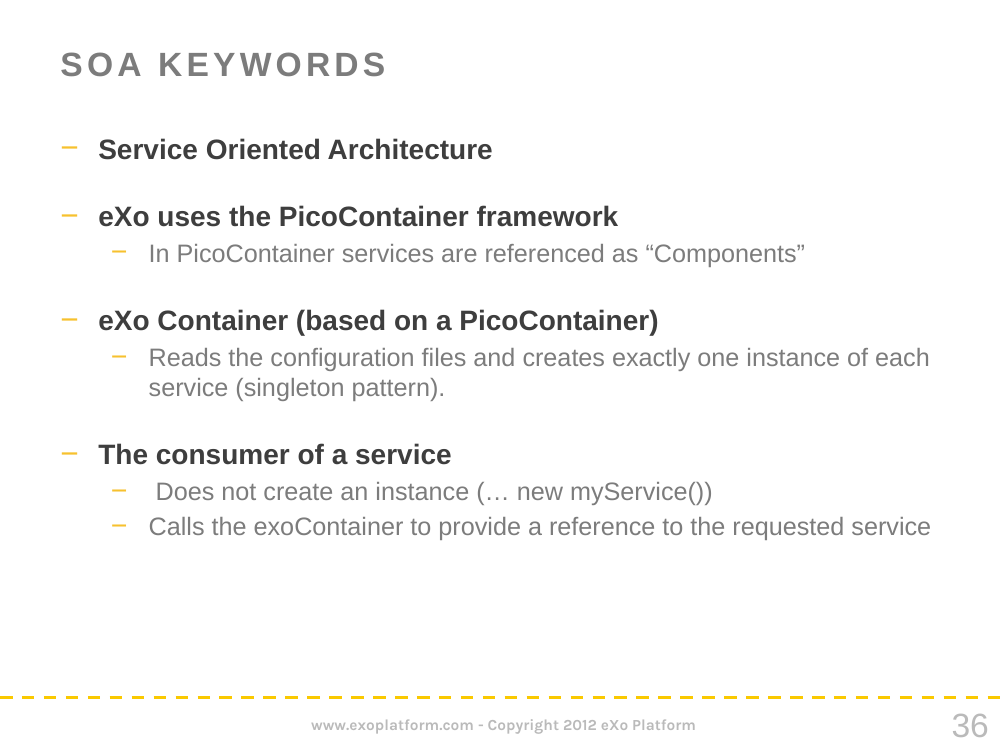
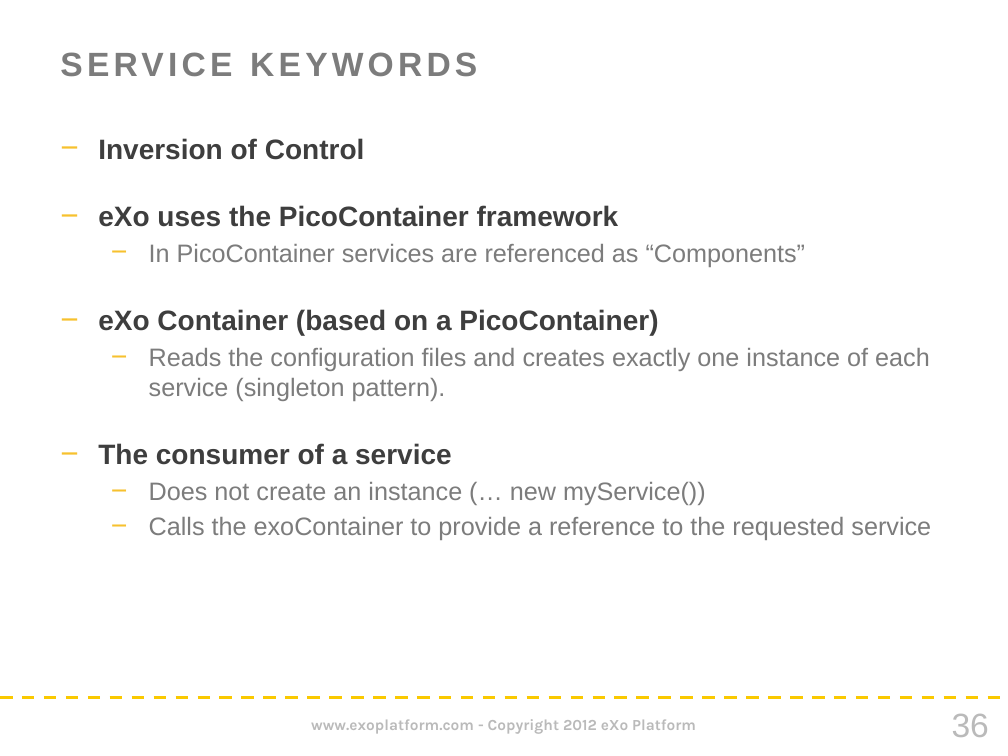
Before and after one commit to anhvurz90/training, a slide deck: slide 36 of plf3_5/eXoDeveloper/210-extensions/210-extensions-en.pptx. Drawn at 1008x756 pixels with LibreOffice and Linux fonts; fonts in the diff are those of the drawing; background and template pictures are left out. Boxes give left, top, right and bottom in pixels: in the first picture for what was removed or moved away, otherwise in the second. Text is boxed around its words. In the diff, an @@ line names an element or a change of style, - is before the commit and + after.

```diff
--- a/plf3_5/eXoDeveloper/210-extensions/210-extensions-en.pptx
+++ b/plf3_5/eXoDeveloper/210-extensions/210-extensions-en.pptx
@@ title at [60,52,477,77]: text changed @@
-SOA KEYWORDS
+SERVICE KEYWORDS
@@ text at [98,138,365,160]: text changed @@
-− Service Oriented Architecture
+− Inversion of Control
```
Also in this commit, not shown: 2 other slides changed, 3 slides added, 4 other files.
